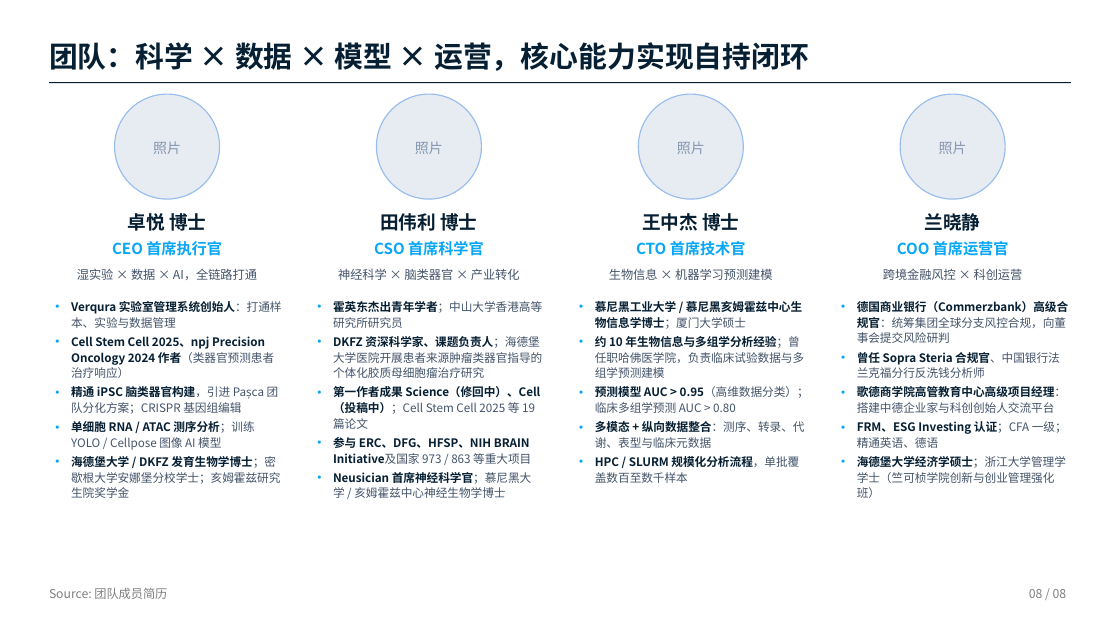
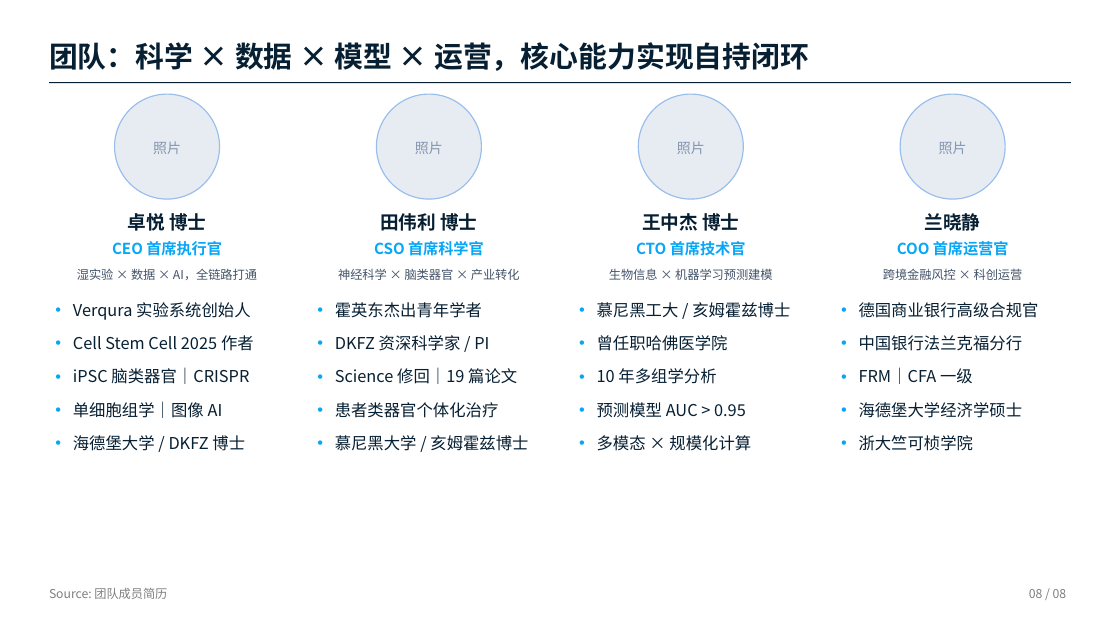
Before and after one commit to Milkar/businessPlan, a slide deck: slide 8 of slides/Vitoma_BP_part1_team.pptx. Drawn at 1120x630 pixels with LibreOffice and Linux fonts; fonts in the diff are those of the drawing. Boxes give left, top, right and bottom in pixels: in the first picture for what was removed or moved away, otherwise in the second. Text is boxed around its words. In the diff, an @@ line names an element or a change of style, - is before the commit and + after.

```diff
--- a/slides/Vitoma_BP_part1_team.pptx
+++ b/slides/Vitoma_BP_part1_team.pptx
@@ text at (73,302,254,451): text changed; size 10 to 14 pt; bold off @@
-• Verqura 实验室管理系统创始人：打通样本、实验与数据管理
-• Cell Stem Cell 2025、npj Precision Oncology 2024 作者（类器官预测患者治疗响应）
-• 精通 iPSC 脑类器官构建，引进 Pașca 团队分化方案；CRISPR 基因组编辑
-• 单细胞 RNA / ATAC 测序分析；训练 YOLO / Cellpose 图像 AI 模型
-• 海德堡大学 / DKFZ 发育生物学博士；密歇根大学安娜堡分校学士；亥姆霍兹研究生院奖学金
+• Verqura 实验系统创始人
+• Cell Stem Cell 2025 作者
+• iPSC 脑类器官｜CRISPR
+• 单细胞组学｜图像 AI
+• 海德堡大学 / DKFZ 博士
@@ text at (335,302,528,451): text changed; size 10 to 14 pt; text colour #44546A to #061F32 @@
-• 霍英东杰出青年学者；中山大学香港高等研究所研究员
-• DKFZ 资深科学家、课题负责人；海德堡大学医院开展患者来源肿瘤类器官指导的个体化胶质母细胞瘤治疗研究
-• 第一作者成果 Science（修回中）、Cell（投稿中）；Cell Stem Cell 2025 等 19 篇论文
-• 参与 ERC、DFG、HFSP、NIH BRAIN Initiative及国家 973 / 863 等重大项目
-• Neusician 首席神经科学官；慕尼黑大学 / 亥姆霍兹中心神经生物学博士
+• 霍英东杰出青年学者
+• DKFZ 资深科学家 / PI
+• Science 修回｜19 篇论文
+• 患者类器官个体化治疗
+• 慕尼黑大学 / 亥姆霍兹博士
@@ text at (597,302,790,451): text changed; size 10 to 14 pt; text colour #44546A to #061F32 @@
-• 慕尼黑工业大学 / 慕尼黑亥姆霍兹中心生物信息学博士；厦门大学硕士
-• 约 10 年生物信息与多组学分析经验；曾任职哈佛医学院，负责临床试验数据与多组学预测建模
-• 预测模型 AUC > 0.95（高维数据分类）；临床多组学预测 AUC > 0.80
-• 多模态 + 纵向数据整合：测序、转录、代谢、表型与临床元数据
-• HPC / SLURM 规模化分析流程，单批覆盖数百至数千样本
+• 慕尼黑工大 / 亥姆霍兹博士
+• 曾任职哈佛医学院
+• 10 年多组学分析
+• 预测模型 AUC > 0.95
+• 多模态 × 规模化计算
@@ text at (859,302,1039,451): text changed; size 10 to 14 pt; text colour #44546A to #061F32 @@
-• 德国商业银行（Commerzbank）高级合规官：统筹集团全球分支风控合规，向董事会提交风险研判
-• 曾任 Sopra Steria 合规官、中国银行法兰克福分行反洗钱分析师
-• 歌德商学院高管教育中心高级项目经理：搭建中德企业家与科创创始人交流平台
-• FRM、ESG Investing 认证；CFA 一级；精通英语、德语
-• 海德堡大学经济学硕士；浙江大学管理学学士（竺可桢学院创新与创业管理强化班）
+• 德国商业银行高级合规官
+• 中国银行法兰克福分行
+• FRM｜CFA 一级
+• 海德堡大学经济学硕士
+• 浙大竺可桢学院
```
Also in this commit, not shown: 3 other files.
